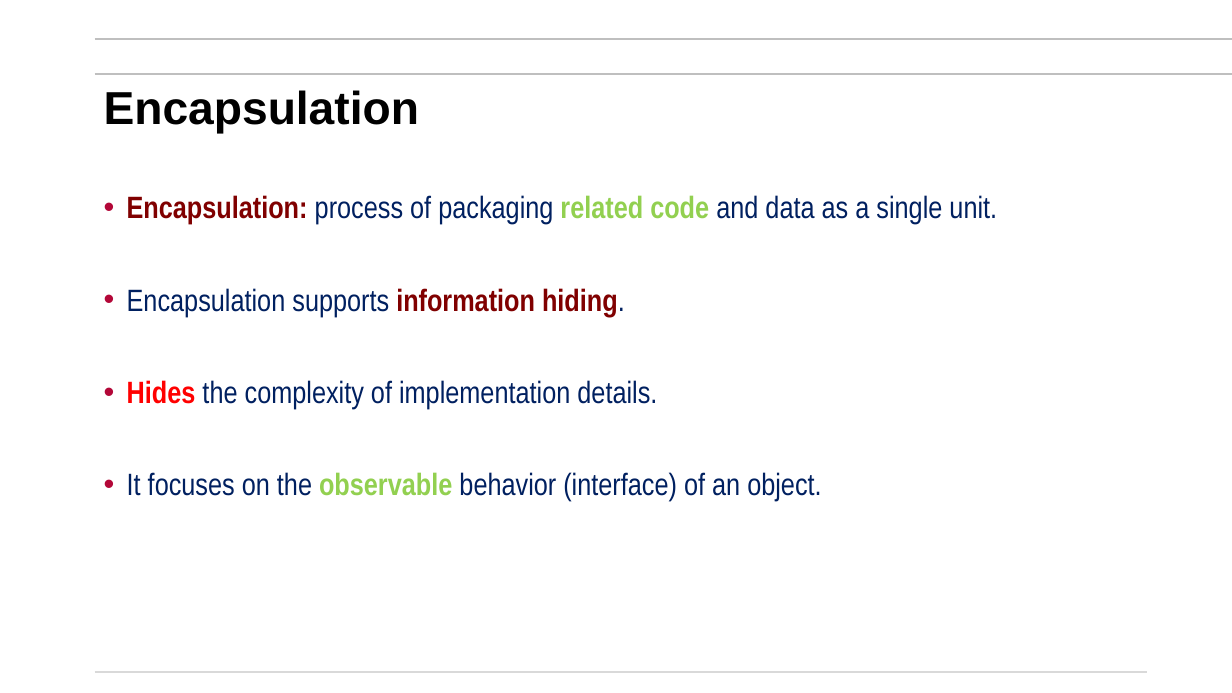
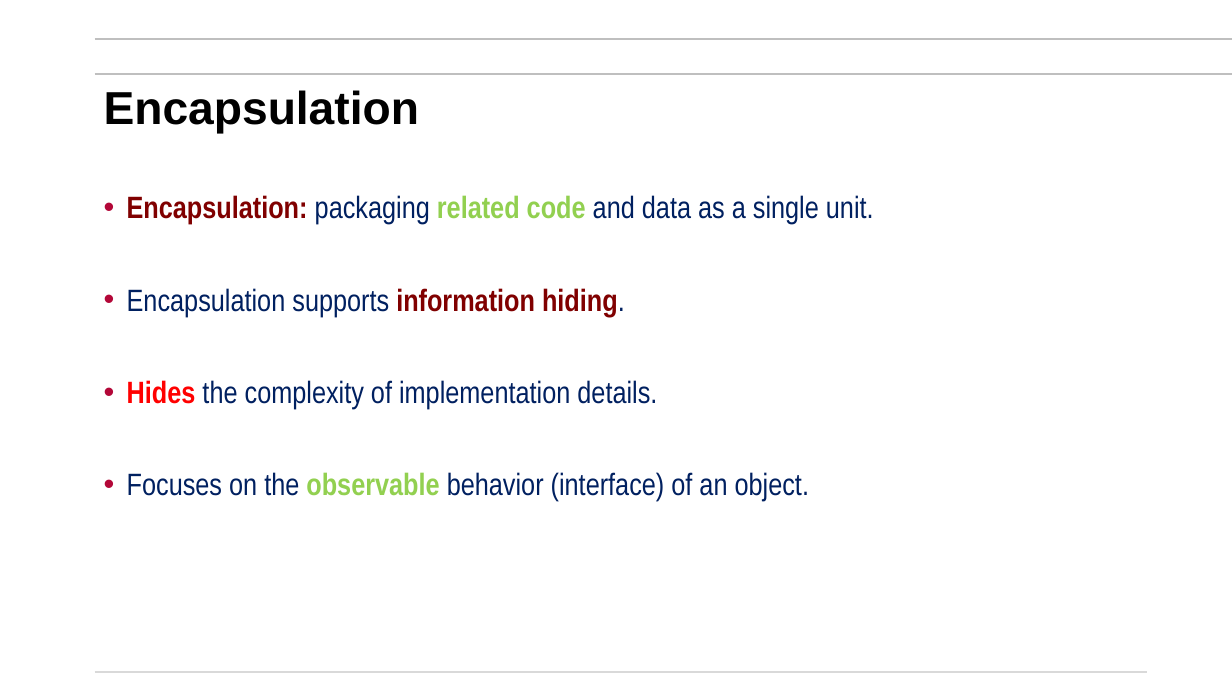
Before and after one commit to mikegrace2/CSEN160-Fall2026-Course-Website, a slide deck: slide 34 of lectures/Week02_ObjectOriented/1_ObjectOriented_V4.pptx (slide 35 before the commit). Drawn at 1232x693 pixels with LibreOffice and Linux fonts; fonts in the diff are those of the drawing; background and template pictures are left out. Boxes give left, top, right and bottom in pixels: in the first picture for what was removed or moved away, otherwise in the second. Text is boxed around its words. In the diff, an @@ line names an element or a change of style, - is before the commit and + after.

```diff
--- a/lectures/Week02_ObjectOriented/1_ObjectOriented_V4.pptx
+++ b/lectures/Week02_ObjectOriented/1_ObjectOriented_V4.pptx
@@ text at bbox=[127, 195, 874, 225]: text changed @@
-• Encapsulation: process of packaging related code and data as a single unit.
+• Encapsulation: packaging related code and data as a single unit.
@@ text at bbox=[127, 472, 809, 501]: text changed @@
-• It focuses on the observable behavior (interface) of an object.
+• Focuses on the observable behavior (interface) of an object.
```
Also in this commit, not shown: 9 other slides changed, 1 other file.
